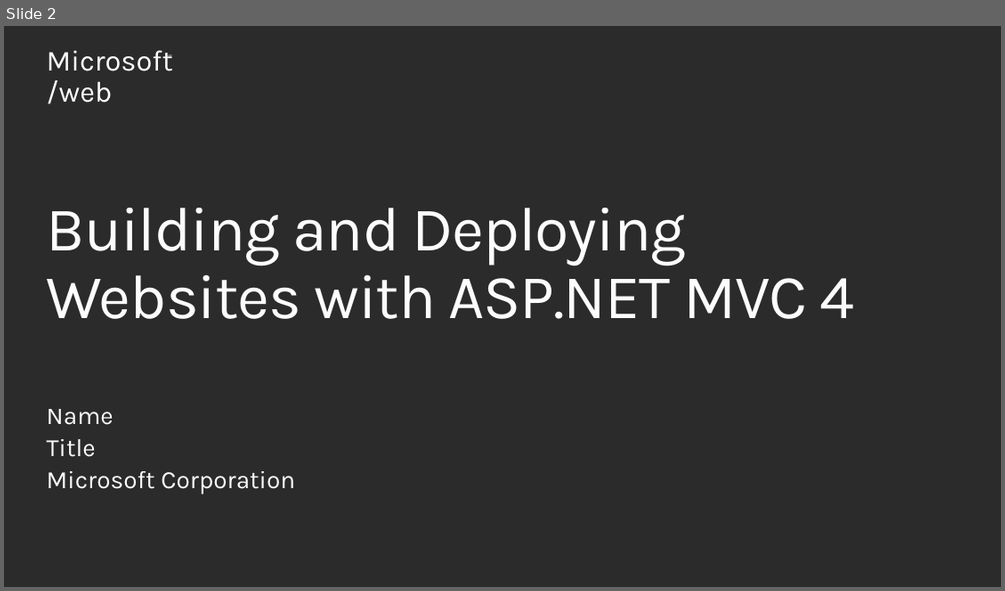
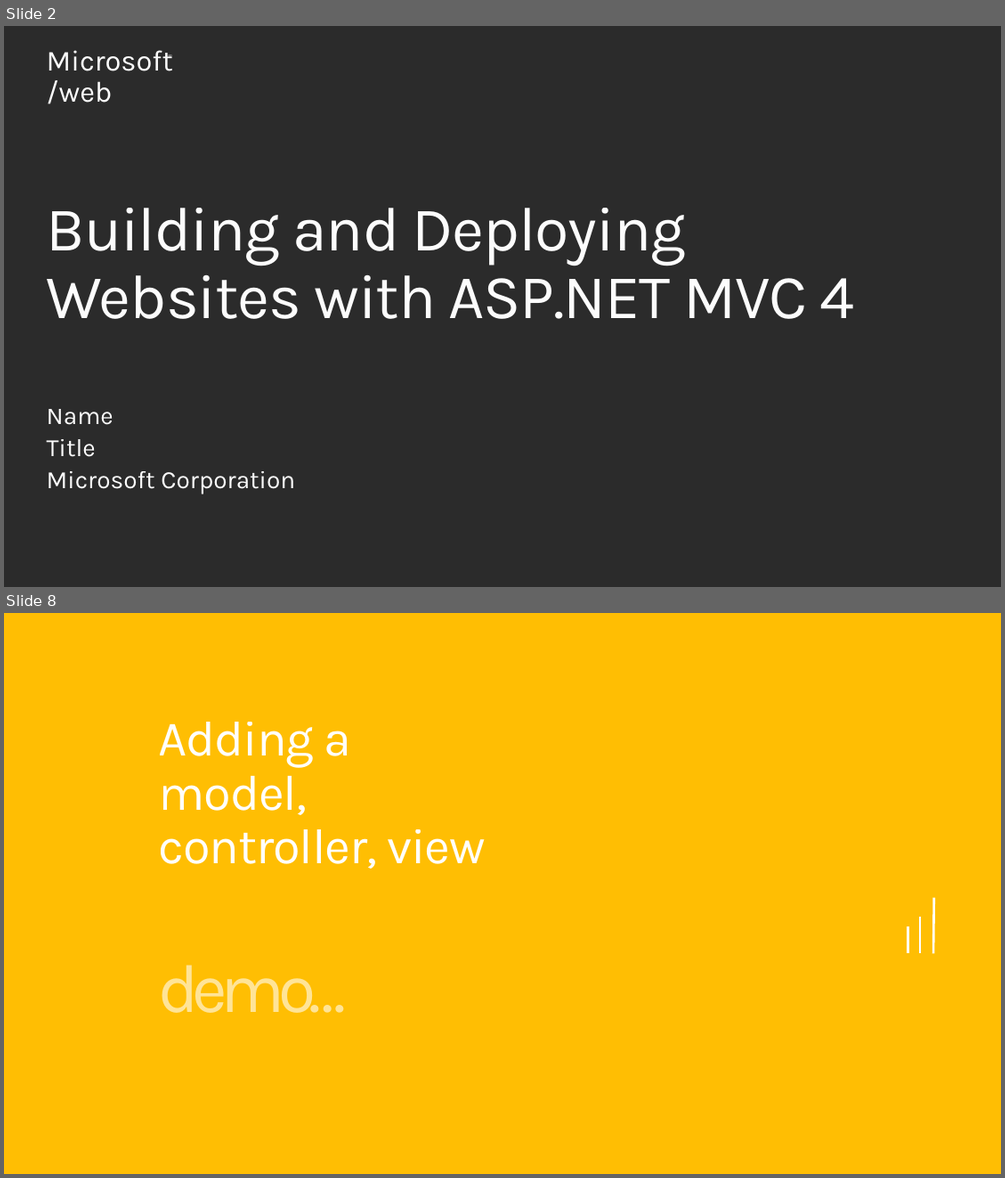
Before and after one commit to Microsoft-Web/PRESENTATION-BuildingDeployingMVC4, a slide deck: BuildingDeployingMVC4.pptx. Shown one above the other, each under a label of ours: slide 2 before the commit, slides 2 and 8 after it; the slides between them are not shown. The pictures are 1005x591 and 1005x1178 pixels, drawn with LibreOffice and Linux fonts; fonts in the diff are those of the drawing; background and template pictures are left out; a plain dark background stands for a picture behind light text. Boxes give left, top, right and bottom in pixels: in the first picture for what was removed or moved away, otherwise in the second. Text is boxed around its words. In the diff, an @@ line names an element or a change of style, - is before the commit and + after.

```diff
--- a/BuildingDeployingMVC4.pptx
+++ b/BuildingDeployingMVC4.pptx
@@ slide 8 added at (4, 613, 1001, 1174), background #FFBE00 @@
@@ title added at (159, 722, 485, 868), 48 pt, text #FFFFFF at 98% opacity @@
+Adding a model, controller, view
@@ line added from (934, 898) to (933, 953), #FFFFFF 2.25 pt @@
@@ line added from (908, 926) to (908, 953), #FFFFFF 2.25 pt @@
@@ line added from (920, 916) to (920, 953), #FFFFFF 2.25 pt @@
@@ text added at (159, 965, 347, 1013), 66 pt, text #FFE497 @@
+demo…
```
Also in this commit, not shown: 1 slide changed, 7 other slides added, 1 slide removed.
